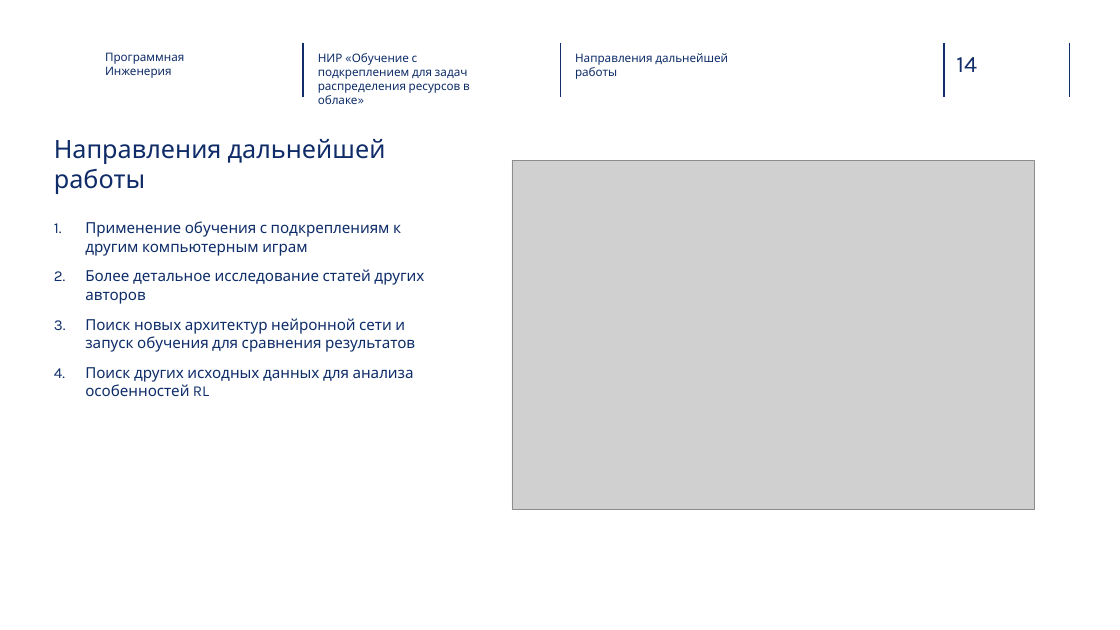
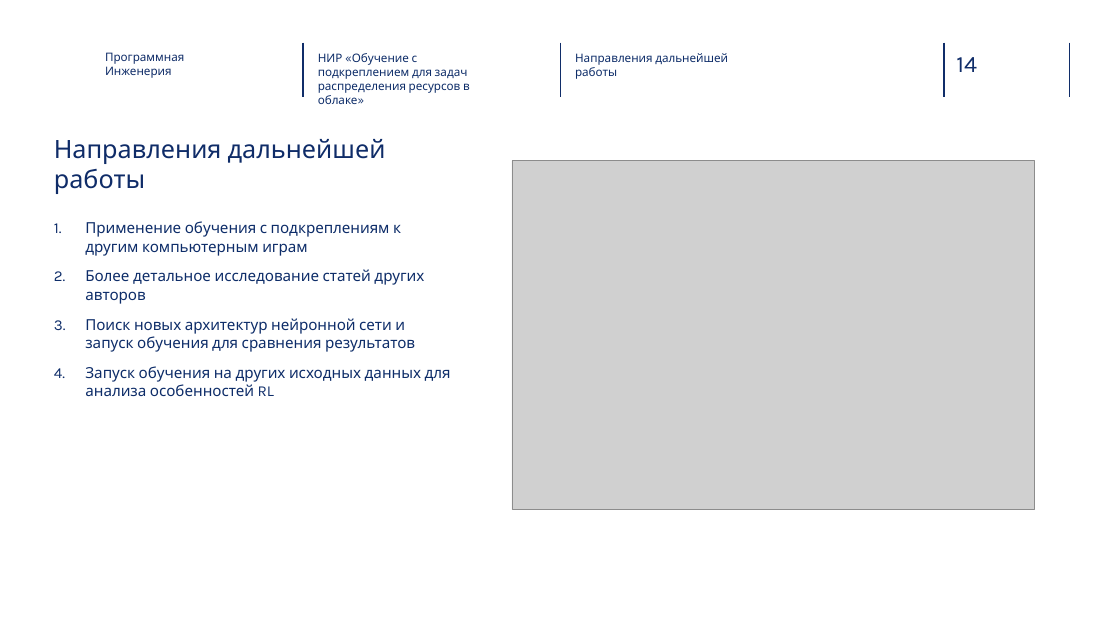
Before and after one commit to NikPeg/Reinforcement-learning-for-resource-allocation-tasks-in-the-cloud, a slide deck: slide 14 of Итоговая_презентация.pptx. Drawn at 1120x630 pixels with LibreOffice and Linux fonts; fonts in the diff are those of the drawing; grey boxes stand for pictures; background and template pictures are left out. Boxes give left, top, right and bottom in pixels: in the first picture for what was removed or moved away, otherwise in the second. Text is boxed around its words. In the diff, an @@ line names an element or a change of style, - is before the commit and + after.

```diff
--- a/Итоговая_презентация.pptx
+++ b/Итоговая_презентация.pptx
@@ text at (85, 366, 451, 396): text changed @@
-4. Поиск других исходных данных для анализа особенностей RL
+4. Запуск обучения на других исходных данных для анализа особенностей RL
```
Also in this commit, not shown: 2 other slides changed.
